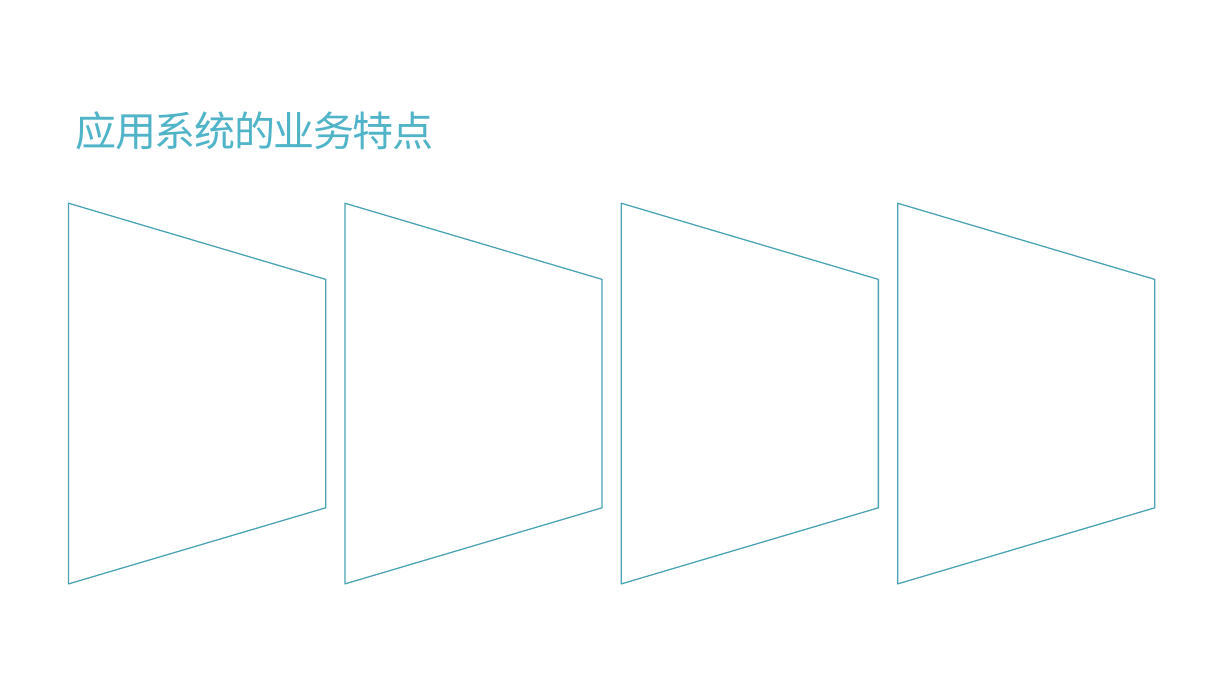
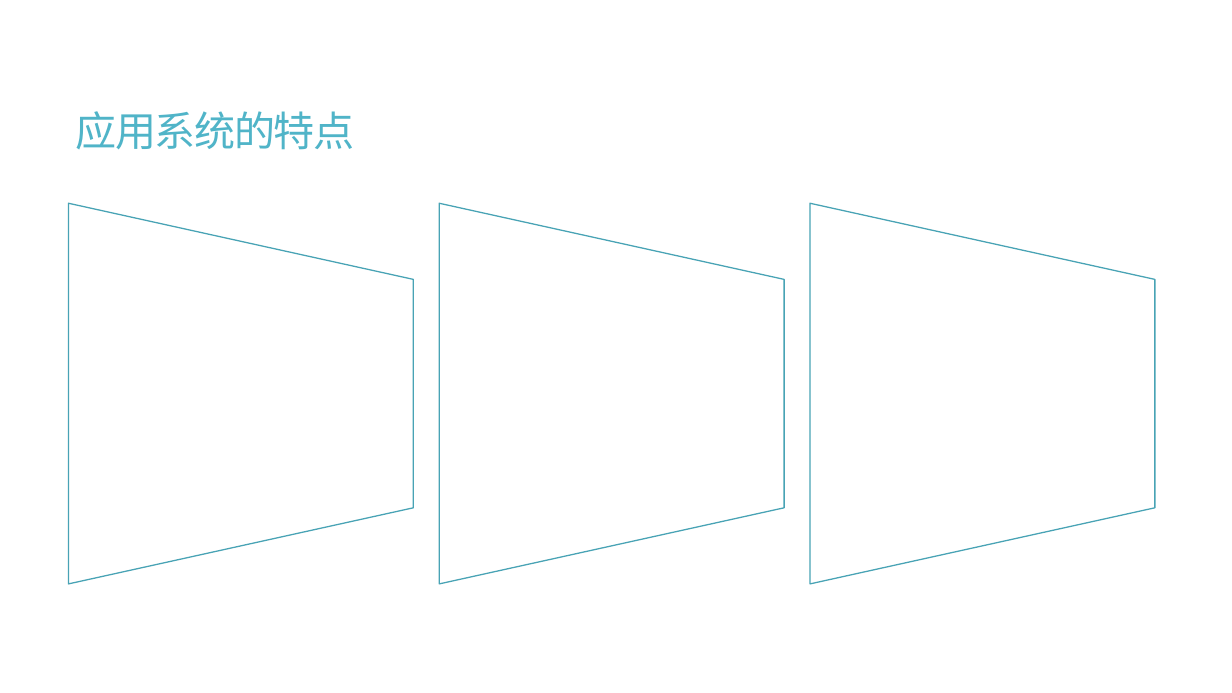
Before and after one commit to calcyu/chainway, a slide deck: slide 5 of Docs/城乡振兴元宇宙.pptx. Drawn at 1232x693 pixels with LibreOffice and Linux fonts; fonts in the diff are those of the drawing. Boxes give left, top, right and bottom in pixels: in the first picture for what was removed or moved away, otherwise in the second. Text is boxed around its words. In the diff, an @@ line names an element or a change of style, - is before the commit and + after.

```diff
--- a/Docs/城乡振兴元宇宙.pptx
+++ b/Docs/城乡振兴元宇宙.pptx
@@ title at [76, 111, 355, 150]: text changed @@
-应用系统的业务特点
+应用系统的特点
@@ flow chart manual operation: place and size @@
-flow chart manual operation at [68, 203, 325, 584]
+flow chart manual operation at [69, 203, 414, 584]
@@ flow chart manual operation: place and size @@
-flow chart manual operation at [345, 203, 602, 584]
+flow chart manual operation at [439, 203, 784, 584]
@@ flow chart manual operation removed at [622, 203, 879, 584] @@
@@ flow chart manual operation: place and size @@
-flow chart manual operation at [898, 203, 1155, 584]
+flow chart manual operation at [810, 203, 1155, 584]
```
Also in this commit, not shown: 13 other slides changed, 5 slides added, 11 slides removed, 28 other files.
